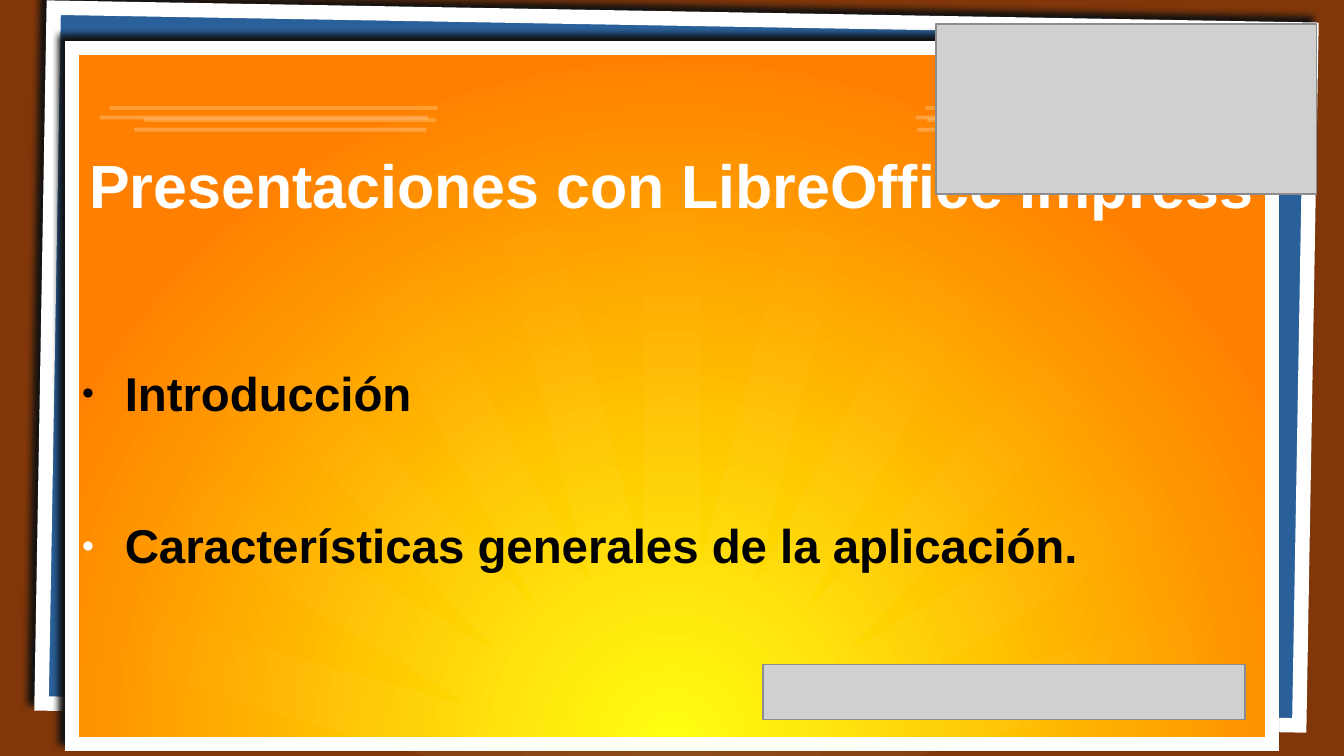
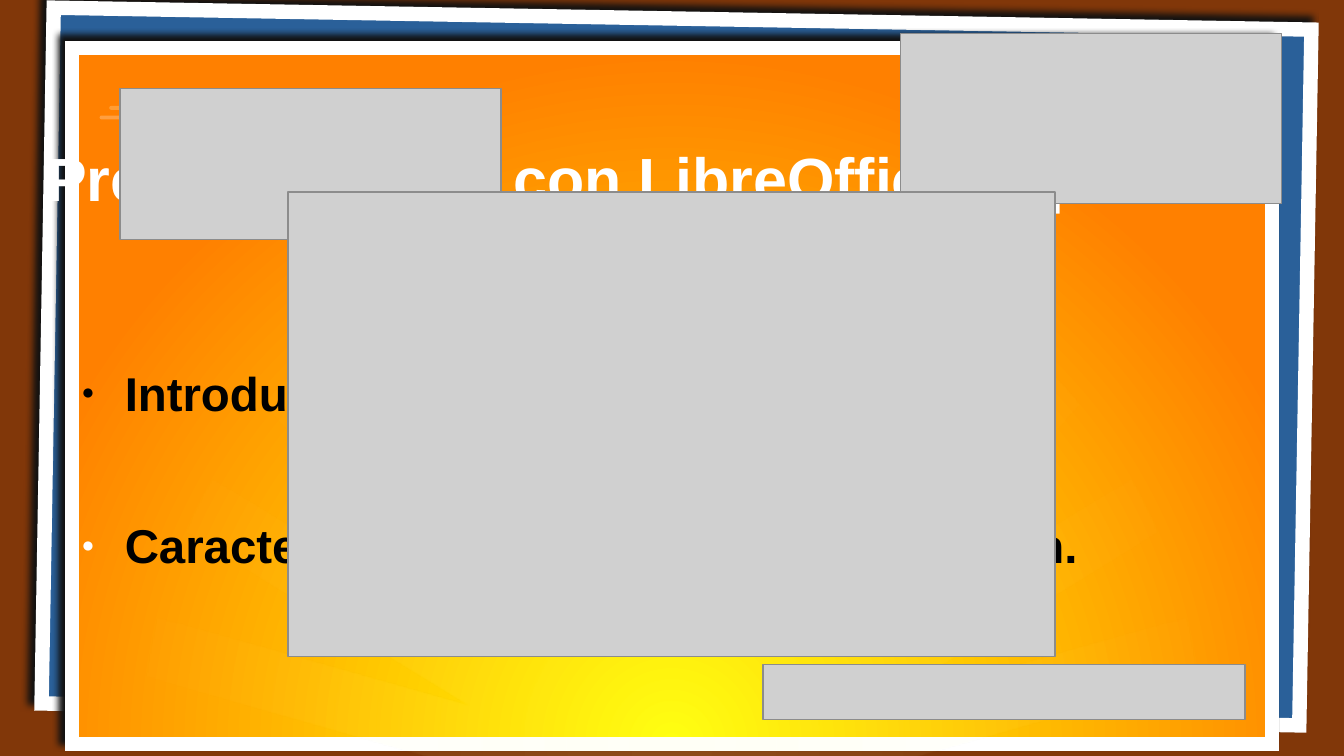
Before and after one commit to javieregeablasco/Apuntes, a slide deck: slide 1 of docs/SMX/SMX_1/AO/07_Presentaciones/Tareas/RA7-CEa.odp. Drawn at 1344x756 pixels with LibreOffice and Linux fonts; fonts in the diff are those of the drawing; grey boxes stand for pictures. Boxes give left, top, right and bottom in pixels: in the first picture for what was removed or moved away, otherwise in the second. Text is boxed around its words. In the diff, an @@ line names an element or a change of style, - is before the commit and + after.

```diff
--- a/docs/SMX/SMX_1/AO/07_Presentaciones/Tareas/RA7-CEa.odp
+++ b/docs/SMX/SMX_1/AO/07_Presentaciones/Tareas/RA7-CEa.odp
@@ picture: place and size @@
-picture at [937, 24, 1317, 194]
+picture at [901, 34, 1282, 204]
@@ picture added at [120, 89, 500, 240] @@
@@ title "Presentaciones con LibreOffice Impress": place and size @@
-title "Presentaciones con LibreOffice Impress" at [89, 160, 1254, 220]
+title "Presentaciones con LibreOffice Impress" at [46, 152, 1211, 212]
@@ picture added at [288, 191, 1055, 656] @@
```
Also in this commit, not shown: 5 other slides changed, 2 slides added, 1 slide removed, 2 other files.
